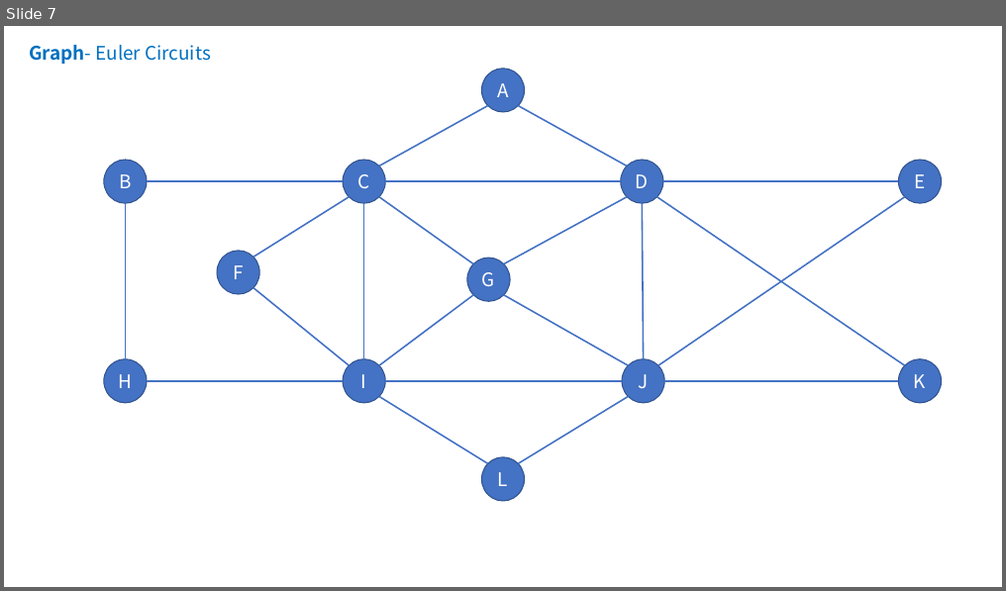
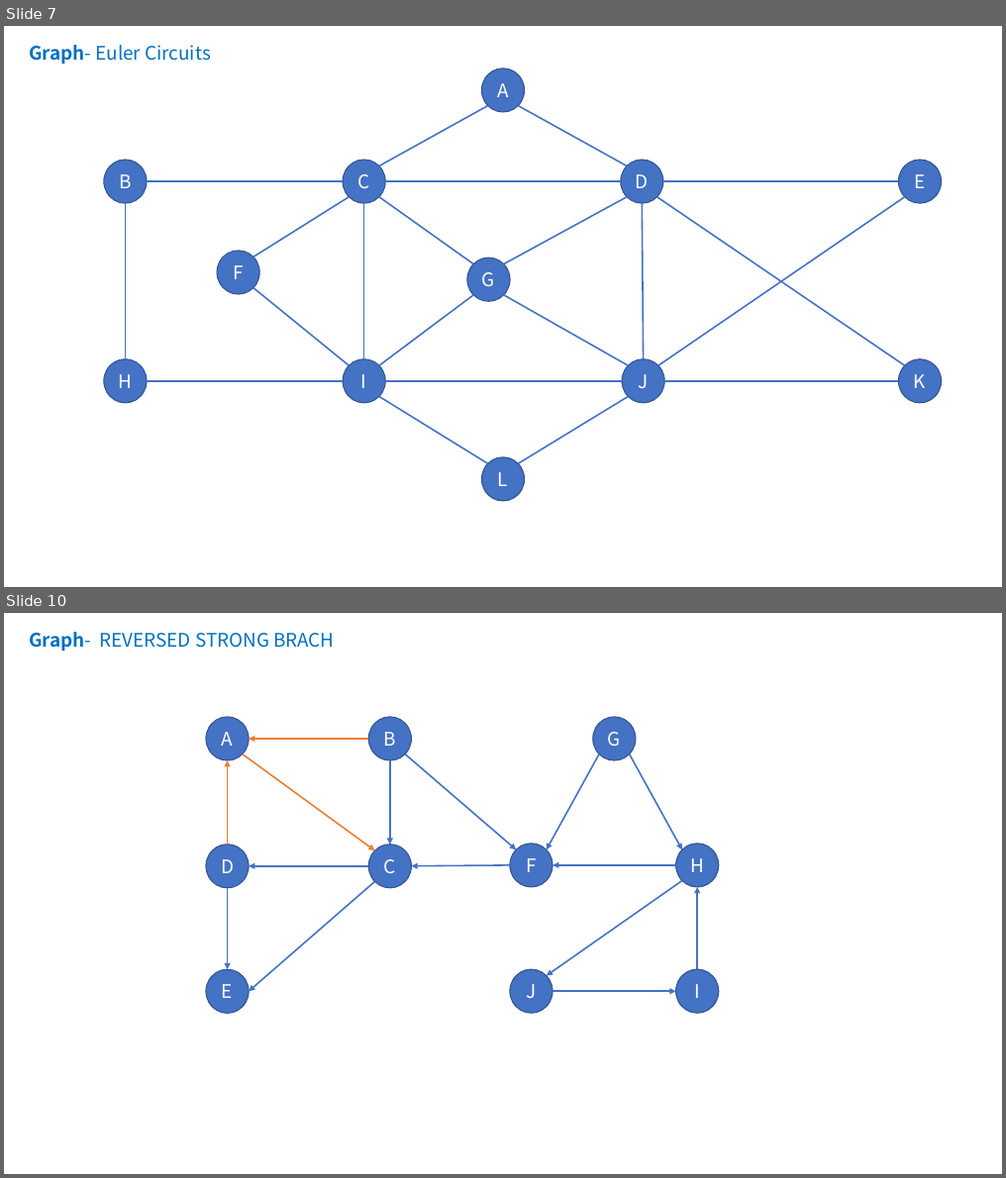
Before and after one commit to online-books/Data-Structures-and-Algorithm-Analysis-in-TS, a slide deck: Assets/visualization.pptx. Shown one above the other, each under a label of ours: slide 7 before the commit, slides 7 and 10 after it; the slides between them are not shown. The pictures are 1006x591 and 1006x1178 pixels, drawn with LibreOffice and Linux fonts; fonts in the diff are those of the drawing. Boxes give left, top, right and bottom in pixels: in the first picture for what was removed or moved away, otherwise in the second. Text is boxed around its words. In the diff, an @@ line names an element or a change of style, - is before the commit and + after.

Commit message:
Strong Component

```diff
--- a/Assets/visualization.pptx
+++ b/Assets/visualization.pptx
@@ slide 10 added at (4,613,1002,1174), background #FFFFFF @@
@@ text added at (29,632,334,651), 18 pt, text #0070C0 @@
+Graph- REVERSED STRONG BRACH
@@ ellipse added at (206,717,249,761), fill #4472C4, outline #325491 1 pt, 18 pt, text #FFFFFF @@
+A
@@ ellipse added at (368,717,411,761), fill #4472C4, outline #325491 1 pt, 18 pt, text #FFFFFF @@
+B
@@ ellipse added at (593,717,636,761), fill #4472C4, outline #325491 1 pt, 18 pt, text #FFFFFF @@
+G
@@ arrow added from (227, 845) to (227, 761), #ED7D31 1.5 pt @@
@@ arrow added from (243, 755) to (374, 851), #ED7D31 1.5 pt @@
@@ arrow added from (368, 739) to (249, 739), #ED7D31 1.5 pt @@
@@ arrow added from (390, 761) to (390, 845), #4472C4 1.5 pt @@
@@ arrow added from (405, 755) to (516, 851), #4472C4 1.5 pt @@
@@ arrow added from (599, 755) to (547, 851), #4472C4 1.5 pt @@
@@ arrow added from (629, 755) to (682, 851), #4472C4 1.5 pt @@
@@ ellipse added at (206,845,249,888), fill #4472C4, outline #325491 1 pt, 18 pt, text #FFFFFF @@
+D
@@ ellipse added at (368,845,411,888), fill #4472C4, outline #325491 1 pt, 18 pt, text #FFFFFF @@
+C
@@ ellipse added at (510,844,552,887), fill #4472C4, outline #325491 1 pt, 18 pt, text #FFFFFF @@
+F
@@ ellipse added at (676,844,719,887), fill #4472C4, outline #325491 1 pt, 18 pt, text #FFFFFF @@
+H
@@ arrow added from (368, 866) to (249, 866), #4472C4 1.5 pt @@
@@ arrow added from (510, 865) to (411, 866), #4472C4 1.5 pt @@
@@ arrow added from (676, 865) to (552, 865), #4472C4 1.5 pt @@
@@ arrow added from (227, 888) to (227, 970), #4472C4 1.5 pt @@
@@ arrow added from (374, 881) to (249, 992), #4472C4 1.5 pt @@
@@ arrow added from (682, 881) to (547, 976), #4472C4 1.5 pt @@
@@ arrow added from (697, 969) to (697, 887), #4472C4 1.5 pt @@
@@ ellipse added at (206,970,249,1014), fill #4472C4, outline #325491 1 pt, 18 pt, text #FFFFFF @@
+E
@@ ellipse added at (510,969,552,1013), fill #4472C4, outline #325491 1 pt, 18 pt, text #FFFFFF @@
+J
@@ arrow added from (552, 992) to (676, 992), #4472C4 1.5 pt @@
@@ ellipse added at (676,969,719,1013), fill #4472C4, outline #325491 1 pt, 18 pt, text #FFFFFF @@
+I
```
Also in this commit, not shown: 2 slides changed, 2 other files.
